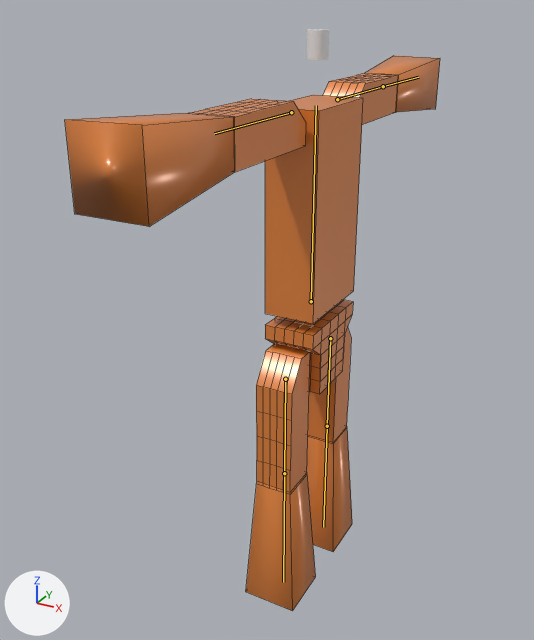
The Blender file BlendFiles/Stickman1.blend as it was, and as the next commit left it.
Before and after are seen from a camera (50 mm lens) standing at (6.05, -12.9, 10.82) and looking at (-0.96, -0.14, 4.44). The axes (+X, +Y, +Z) are drawn at lower left. The lights are the same throughout. The picture after the commit comes second. The bones that change are drawn over the model as lines. Mesh edges are drawn as thin lines on the coarser meshes.
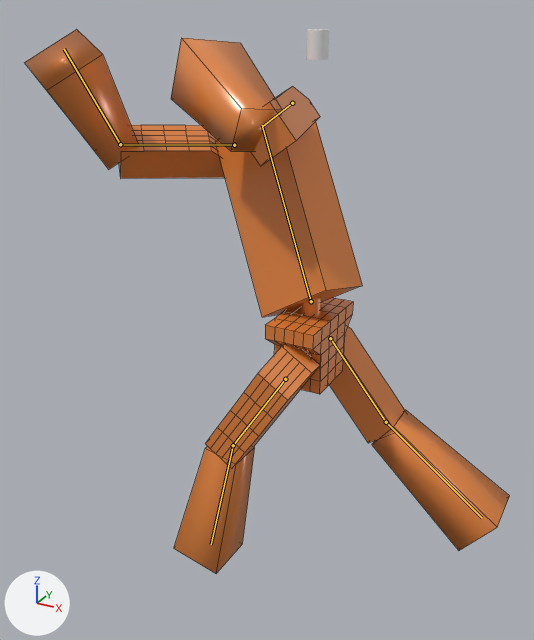
The newer file adds an action. The first version stands in its rest pose; the second is drawn at frame 10 of the action 'punch_after_running'.

Where the change shows, as pixel boxes (x1, y1, x2, y2) in the pictures (534 x 640 px):
'Cube.008', posed (35% narrower): before (65, 113, 235, 227); after (171, 38, 282, 151)
'Cube.005', posed: before (265, 95, 363, 324); after (215, 121, 363, 317)
'Cube', posed (15% wider, 7% shorter): before (246, 473, 316, 611); after (174, 446, 255, 574)
'Cube.002', posed: before (307, 427, 352, 552); after (372, 410, 509, 550)
'Cube.006', posed (55% wider, 143% taller): before (366, 55, 440, 112); after (24, 29, 139, 169)
'Cube.003', posed (111% wider, 19% shorter): before (256, 344, 310, 492); after (205, 344, 320, 464)
'Cube.007', posed (41% wider): before (323, 73, 398, 125); after (119, 125, 225, 178)
'Cube.001', posed: before (308, 326, 351, 443); after (329, 326, 405, 443)
'Cube.009', posed: before (191, 99, 306, 172); after (250, 86, 320, 166)
bone 'Bone', root to tip: before (311, 301) to (316, 105); after (311, 301) to (262, 125)
bone 'Bone.013', root to tip: before (337, 99) to (383, 86); after (234, 145) to (120, 144)
bone 'Bone.014', root to tip: before (383, 86) to (418, 77); after (120, 144) to (64, 49)
bone 'Bone.004', root to tip: before (291, 112) to (214, 133); after (292, 103) to (263, 126)
bone 'Bone.008', root to tip: before (285, 379) to (284, 473); after (285, 379) to (233, 445)
bone 'Bone.009', root to tip: before (284, 473) to (283, 582); after (233, 445) to (211, 544)
bone 'Bone.011', root to tip: before (330, 338) to (327, 426); after (330, 338) to (386, 422)
bone 'Bone.012', root to tip: before (327, 426) to (323, 527); after (386, 422) to (482, 518)

The change in detail:
Bone 'Bone' (bone_bone) turns from (0, 0, 0) to (-56, 68, -25) degrees about its own x, y and z.
Bone 'Bone.013' (bone_bone_013) turns from (0, 0, 0) to (22, -64, 44) degrees about its own x, y and z.
Bone 'Bone.014' (bone_bone_014) turns from (0, 0, 0) to (67, 12, 20) degrees about its own x, y and z.
Bone 'Bone.004' (bone_bone_004) turns from (0, 0, 0) to (27, 11, 69) degrees about its own x, y and z.
Bone 'Bone.005' (bone_bone_005) turns from (0, 0, 0) to (-131, 36, 11) degrees about its own x, y and z.
Bone 'Bone.008' (bone_bone_008) turns from (0, 0, 0) to (-2, 0, 33) degrees about its own x, y and z.
Bone 'Bone.009' (bone_bone_009) turns from (0, 0, 0) to (0, 1, -21) degrees about its own x, y and z.
Bone 'Bone.011' (bone_bone_011) turns from (0, 0, 0) to (2, 2, -38) degrees about its own x, y and z.
Bone 'Bone.012' (bone_bone_012) turns from (0, 0, 0) to (0, -1, -14) degrees about its own x, y and z.
